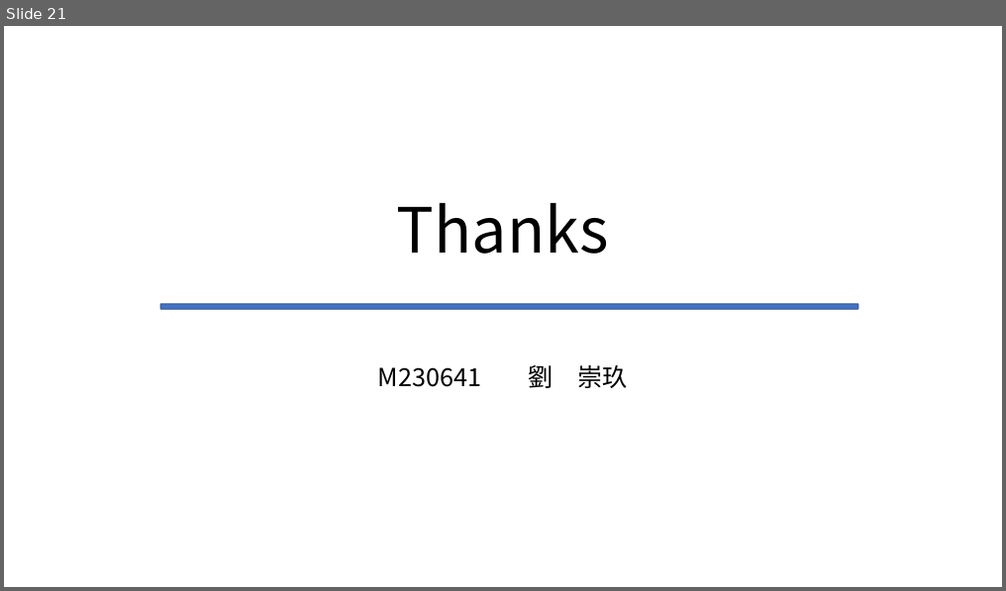
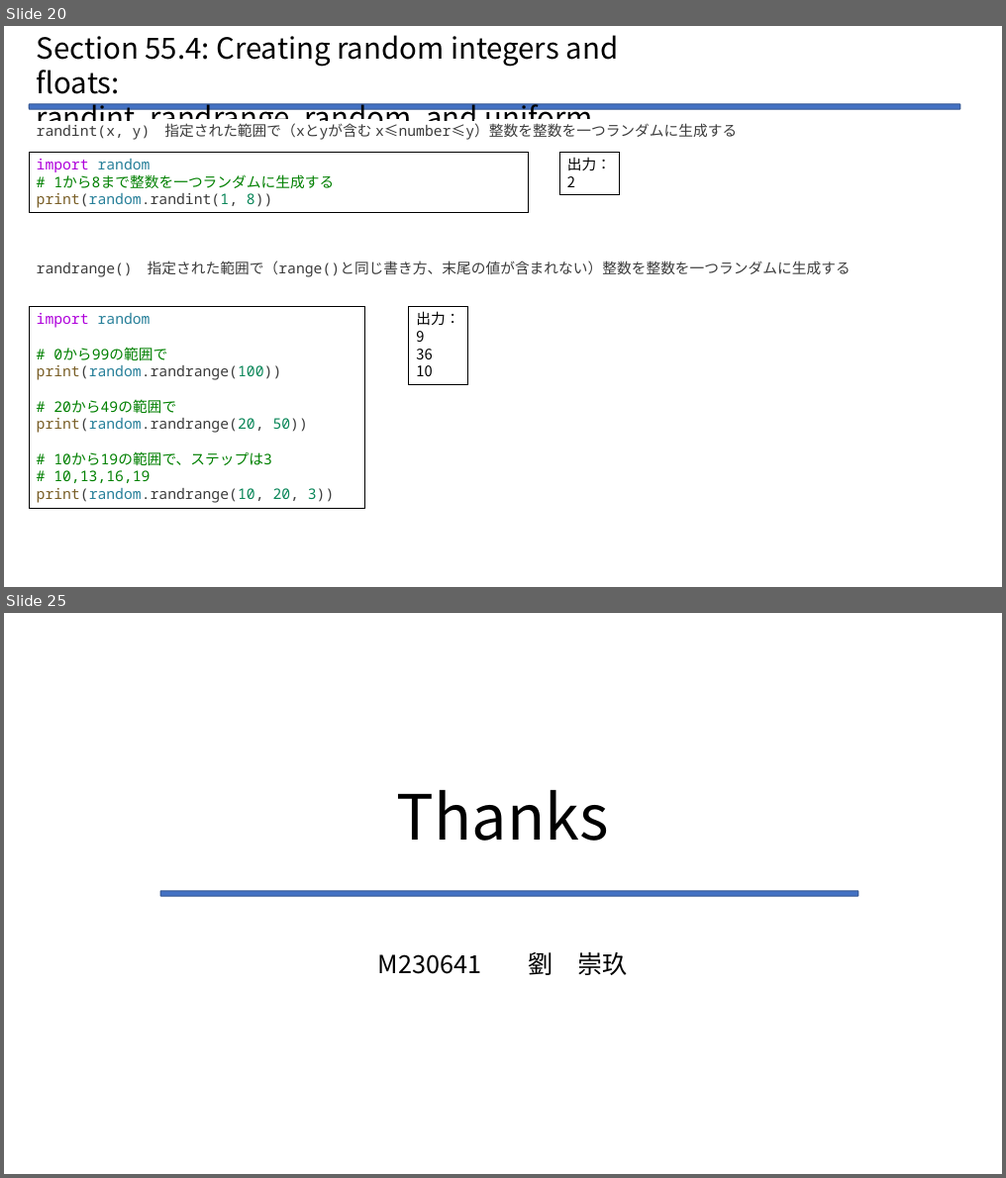
Before and after one commit to Legolas9999/zemi, a slide deck: lcj_zemi_python.pptx. Shown one above the other, each under a label of ours: slide 21 before the commit, slides 20 and 25 after it; the slides between them are not shown. The pictures are 1006x591 and 1006x1178 pixels, drawn with LibreOffice and Linux fonts; fonts in the diff are those of the drawing. Boxes give left, top, right and bottom in pixels: in the first picture for what was removed or moved away, otherwise in the second. Text is boxed around its words. In the diff, an @@ line names an element or a change of style, - is before the commit and + after.

```diff
--- a/lcj_zemi_python.pptx
+++ b/lcj_zemi_python.pptx
@@ slide 20 added at (4,26,1002,587), background #FFFFFF @@
@@ text added at (37,35,619,137), 28 pt, text #000000 @@
+Section 55.4: Creating random integers and floats:
+randint, randrange, random, and uniform
@@ rounded rectangle added at (29,104,960,109), fill #4472C4, outline #325491 1 pt @@
@@ text added at (37,123,737,140), 14 pt, text #3B3B3B @@
+randint(x, y) 指定された範囲で（xとyが含む x≤number≤y）整数を整数を一つランダムに生成する
@@ rectangle added at (29,152,528,212), outline #000000 0.75 pt, 14 pt, text #008000 @@
+import random
+# 1から8まで整数を一つランダムに生成する
+print(random.randint(1, 8))
@@ rectangle added at (560,152,620,194), outline #000000 0.75 pt, 14 pt, text #000000 @@
+出力：
+2
@@ text added at (37,261,850,277), 14 pt, text #3B3B3B @@
+randrange() 指定された範囲で（range()と同じ書き方、末尾の値が含まれない）整数を整数を一つランダムに生成する
@@ rectangle added at (29,307,364,508), outline #000000 0.75 pt, 14 pt, text #008000 @@
+import random
+# 0から99の範囲で
+print(random.randrange(100))
+# 20から49の範囲で
+print(random.randrange(20, 50))
+# 10から19の範囲で、ステップは3
+# 10,13,16,19
+print(random.randrange(10, 20, 3))
@@ rectangle added at (409,307,468,384), outline #000000 0.75 pt, 14 pt, text #000000 @@
+出力：
+9
+36
+10
@@ what was slide 21 is now slide 25 @@
```
Also in this commit, not shown: 1 slide changed, 4 other slides added, 1 slide removed, 1 other file.
